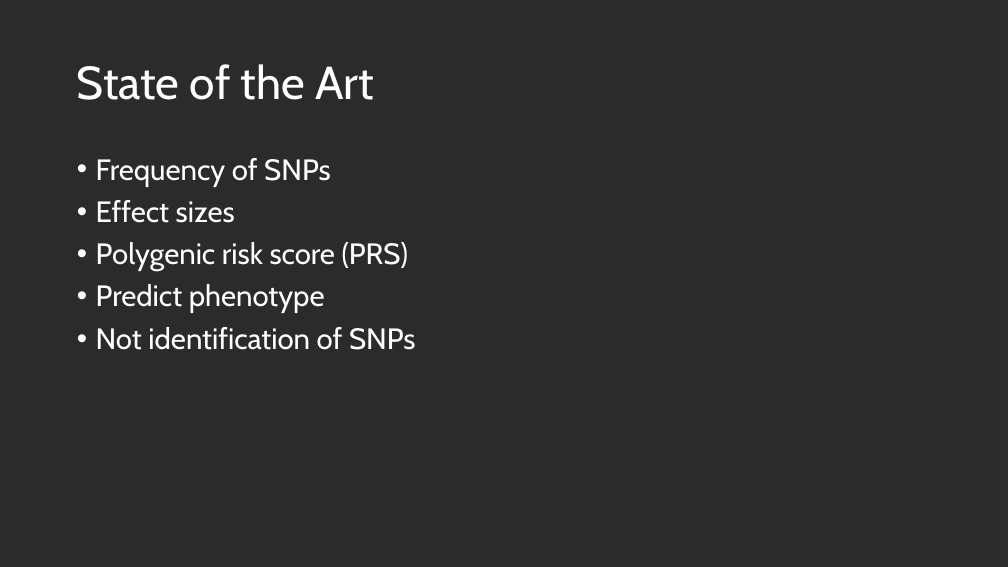
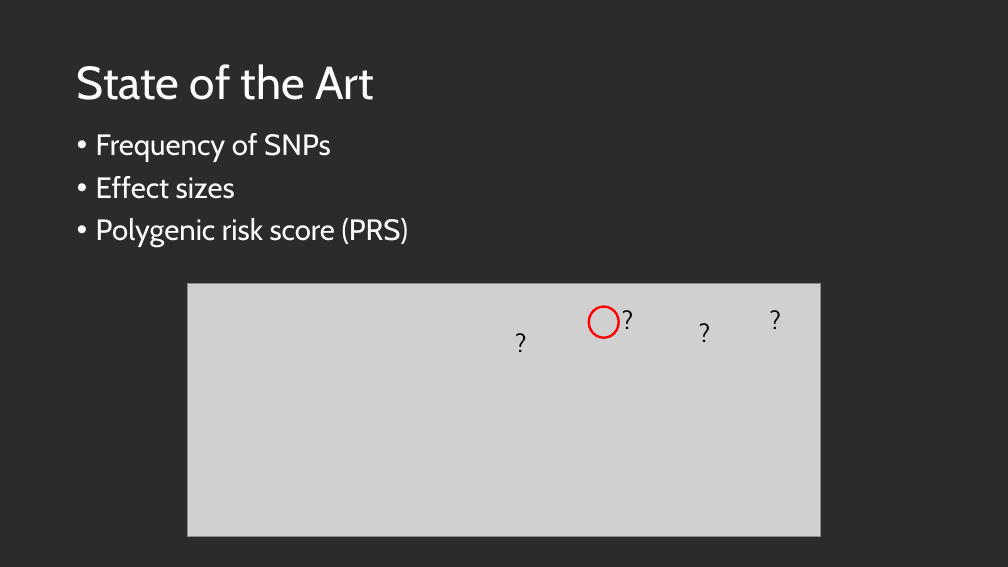
Before and after one commit to us-ja/GWAS_Internship_2025, a slide deck: slide 4 of Presentation/End_of_internship.pptx. Drawn at 1008x567 pixels with LibreOffice and Linux fonts; fonts in the diff are those of the drawing; grey boxes stand for pictures; background and template pictures are left out; a plain dark background stands for a picture behind light text. Boxes give left, top, right and bottom in pixels: in the first picture for what was removed or moved away, otherwise in the second. Text is boxed around its words. In the diff, an @@ line names an element or a change of style, - is before the commit and + after.

```diff
--- a/Presentation/End_of_internship.pptx
+++ b/Presentation/End_of_internship.pptx
@@ text "Frequency of SNPs": place and size @@
-text "Frequency of SNPs" at box(96, 158, 416, 350)
+text "Frequency of SNPs" at box(96, 133, 408, 247)
@@ text at box(96, 284, 416, 350): paragraphs removed @@
-• Predict phenotype
-• Not identification of SNPs
@@ picture added at box(188, 284, 821, 537) @@
@@ text added at box(508, 324, 538, 361), 24 pt, text #000000 @@
+?
@@ ellipse added at box(589, 307, 619, 338), outline #FF0000 2.25 pt @@
@@ text added at box(615, 300, 644, 338), 24 pt, text #000000 @@
+?
@@ text added at box(692, 313, 721, 351), 24 pt, text #000000 @@
+?
@@ text added at box(763, 301, 792, 339), 24 pt, text #000000 @@
+?
```
Also in this commit, not shown: 6 other slides changed, 3 slides added, 2 slides removed.
